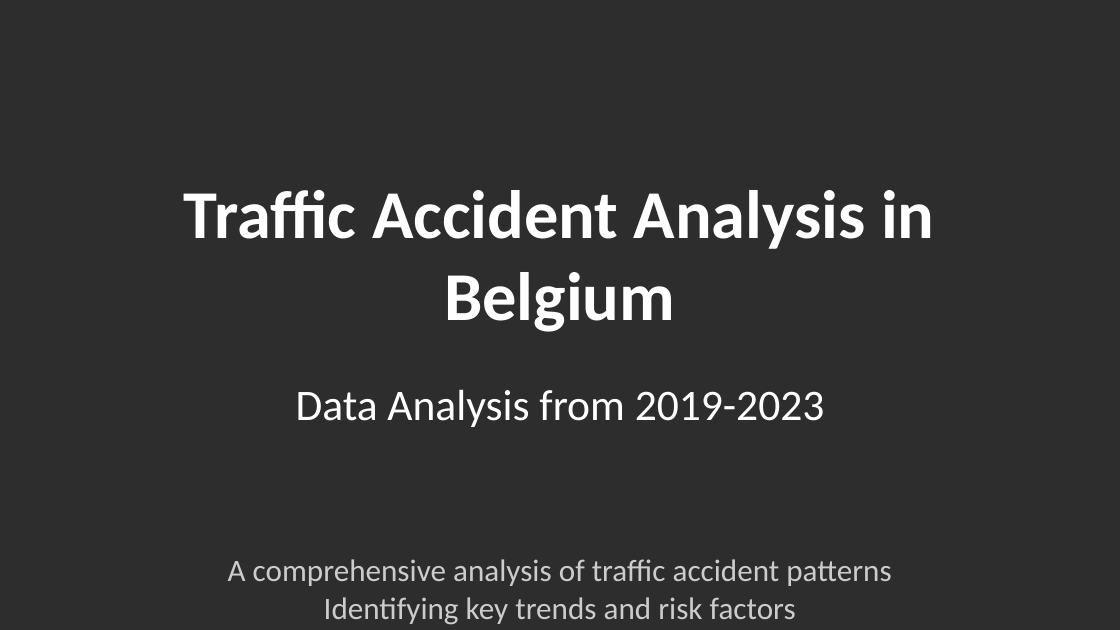
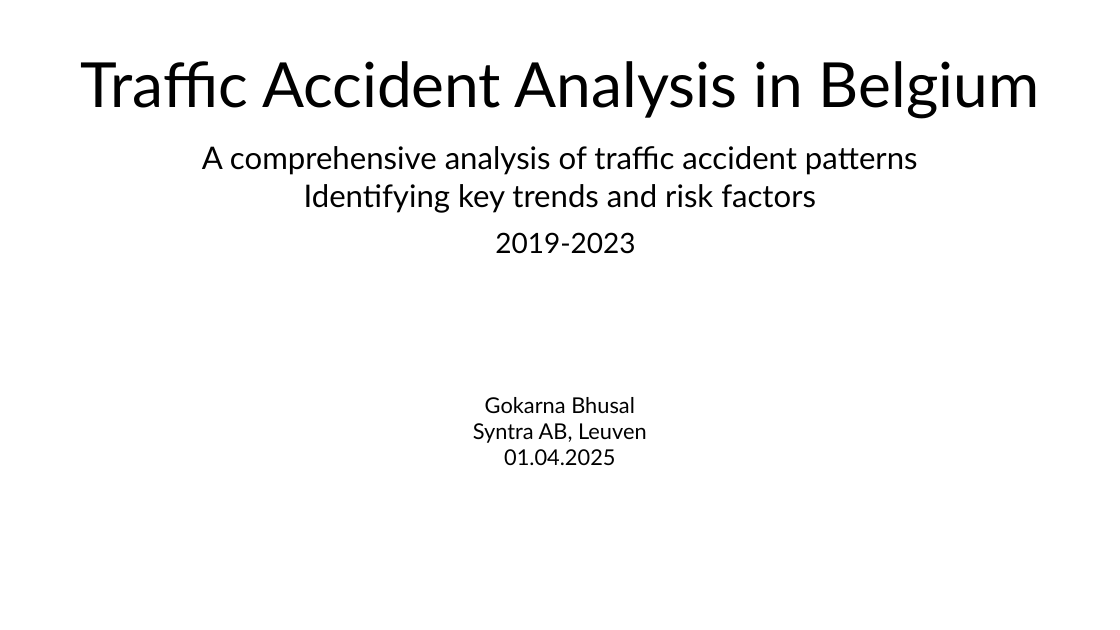
Before and after one commit to bhusalgokarna/Modular_Base_Coding, a slide deck: slide 1 of Traffic_Accident_Analysis_Belgium.pptx. Drawn at 1120x630 pixels with LibreOffice and Linux fonts; fonts in the diff are those of the drawing. Boxes give left, top, right and bottom in pixels: in the first picture for what was removed or moved away, otherwise in the second. Text is boxed around its words. In the diff, an @@ line names an element or a change of style, - is before the commit and + after.

```diff
--- a/Traffic_Accident_Analysis_Belgium.pptx
+++ b/Traffic_Accident_Analysis_Belgium.pptx
@@ background #2D2D2D to #FFFFFF @@
@@ text "Traffic Accident Analysis in Belgium": place and size @@
-text "Traffic Accident Analysis in Belgium" at bbox=[184, 190, 934, 332]
+text "Traffic Accident Analysis in Belgium" at bbox=[81, 61, 1039, 119]
@@ text "Traffic Accident Analysis in Belgium" at bbox=[81, 61, 1039, 119]: size 44 to 40 pt, font Calibri to Lato, text colour #FFFFFF to #000000, bold off @@
@@ text "A comprehensive analysis of traffic ...": place and size @@
-text "A comprehensive analysis of traffic ..." at bbox=[228, 559, 891, 625]
+text "A comprehensive analysis of traffic ..." at bbox=[202, 146, 918, 213]
@@ text "A comprehensive analysis of traffic ..." at bbox=[202, 146, 918, 213]: font Calibri to Lato, text colour #CCCCCC to #000000 @@
@@ text at bbox=[495, 232, 635, 254]: text changed; size 28 to 18 pt; font Calibri to Lato; text colour #FFFFFF to #000000 @@
-Data Analysis from 2019-2023
+2019-2023
@@ text added at bbox=[473, 397, 647, 465], 14 pt, text #000000 @@
+Gokarna Bhusal
+Syntra AB, Leuven
+01.04.2025
```
Also in this commit, not shown: 16 other slides changed, 6 slides added, 2 slides removed, 6 other files.
